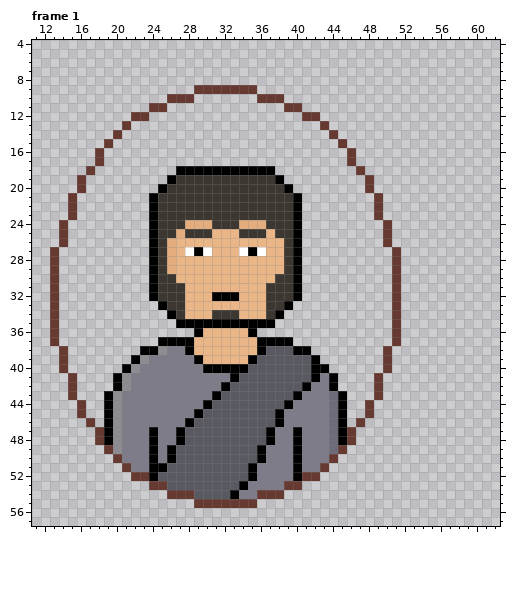
Edited in one commit: pixel-art file (Assets/Sprite/Minigames/MiniGame2/Store/Judas/JudasSurprise.aseprite). Above, as it was before the edit.
64x64 pixels, 2 frames. Colours within 5 levels of each other are drawn and written as one. Shown: frame 1: x 11..62, y 4..57. The commit also changed other frames, which this record leaves out.
Once edited:
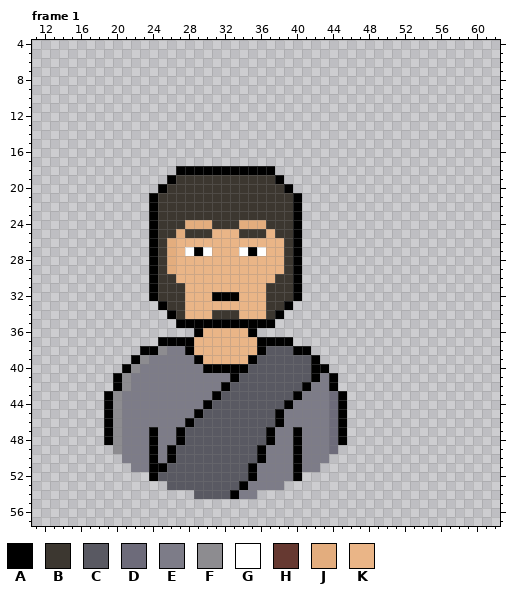
Palette (. is transparent): A #000000  B #3c3730  C #595962  D #6d6b7a  E #7d7c88  F #8d8c90  G #ffffff  H #663931  J #e3ad7e  K #eab587
The exact change:
layer "Frame" removed
Frame 1:
y 9: x 29..35 HHHHHHH -> .......
y 10: x 26..28 HHH -> ...; x 36..38 HHH -> ...
y 11: x 24..25 HH -> ..; x 39..40 HH -> ..
y 12: x 22..23 HH -> ..; x 41..42 HH -> ..
y 13: x 21 H -> .; x 43 H -> .
y 14: x 20 H -> .; x 44 H -> .
y 15: x 19 H -> .; x 45 H -> .
y 16..17: x 18 H -> .; x 46 H -> .
y 18: x 17 H -> .; x 47 H -> .
y 19..20: x 16 H -> .; x 48 H -> .
y 21..23: x 15 H -> .; x 49 H -> .
y 24..26: x 14 H -> .; x 50 H -> .
y 27..37: x 13 H -> .; x 51 H -> .
y 38..40: x 14 H -> .; x 50 H -> .
y 41..43: x 15 H -> .; x 49 H -> .
y 44..45: x 16 H -> .; x 48 H -> .
y 46: x 17 H -> .; x 47 H -> .
y 47..48: x 18 H -> .; x 46 H -> .
y 49: x 19 H -> .; x 45 H -> .
y 50: x 20 H -> .; x 44 H -> .
y 51: x 21 H -> .; x 43 H -> .
y 52: x 22..23 HH -> ..; x 41..42 HH -> ..
y 53: x 24..25 HH -> ..; x 39..40 HH -> ..
y 54: x 26..28 HHH -> ...; x 36..38 HHH -> ...
y 55: x 29..35 HHHHHHH -> .......
